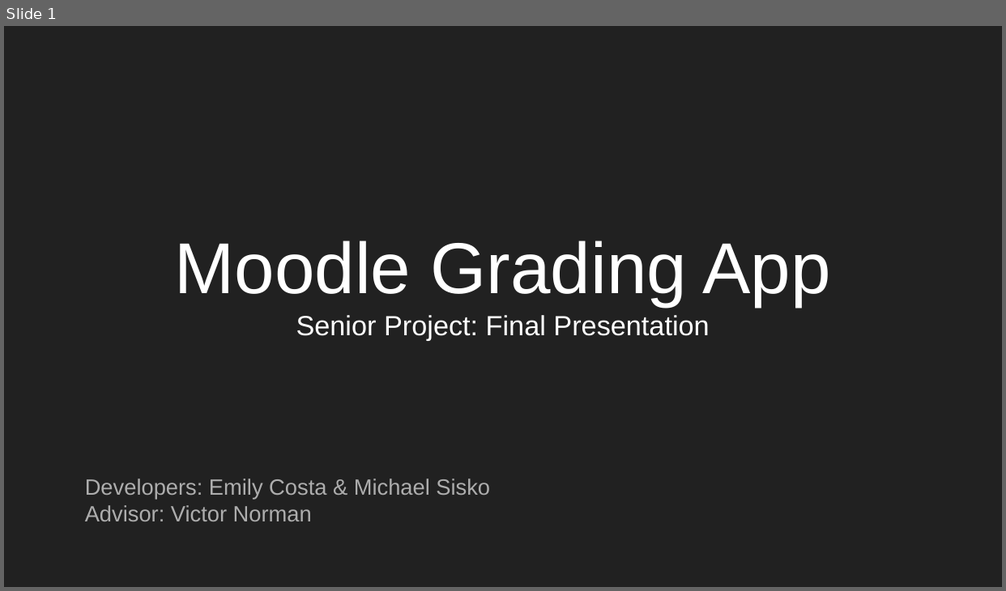
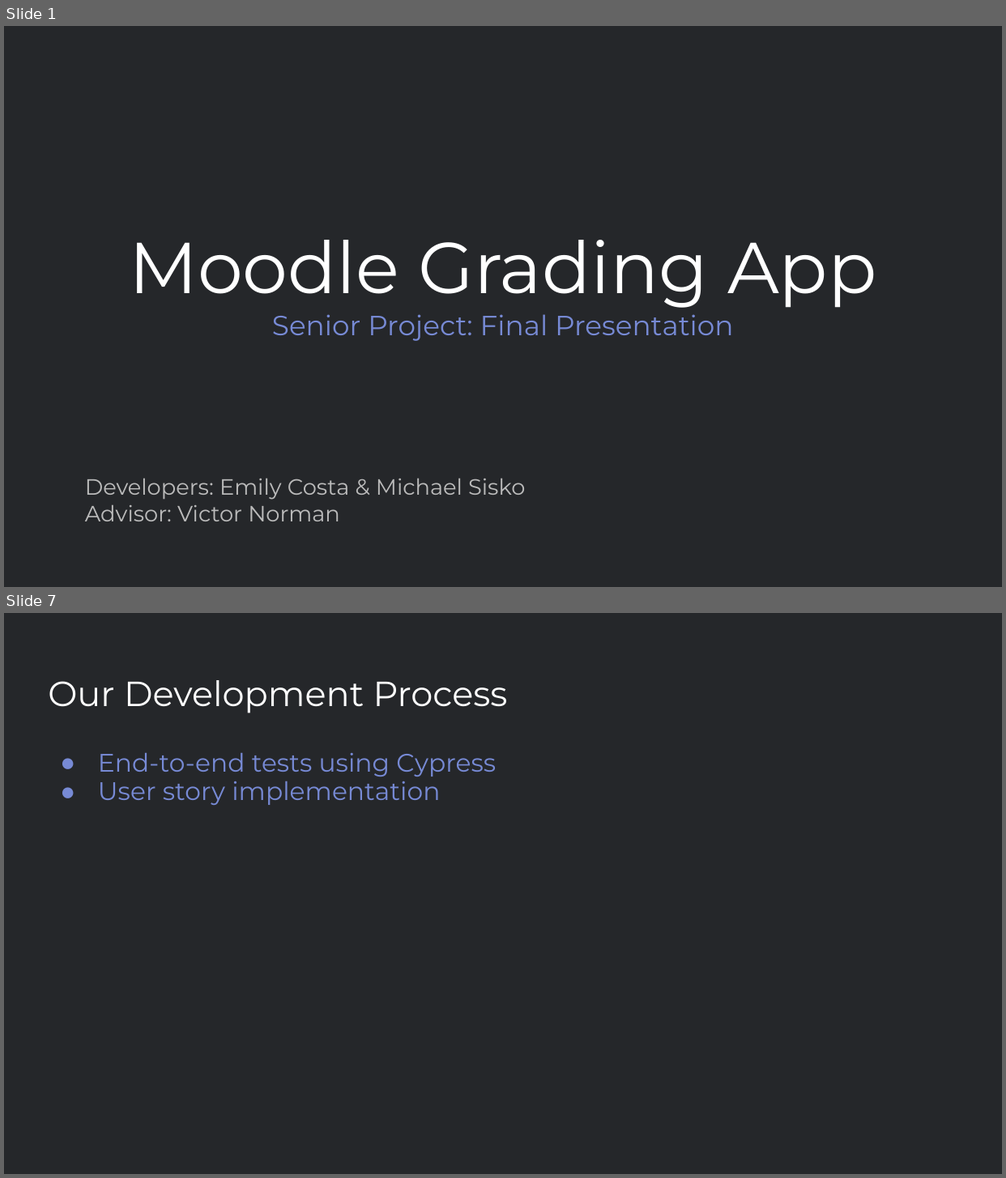
Before and after one commit to MoodleGradingApp/MoodleGradingApp, a slide deck: assets/presentation.pptx. Shown one above the other, each under a label of ours: slide 1 before the commit, slides 1 and 7 after it; the slides between them are not shown. The pictures are 1006x591 and 1006x1178 pixels, drawn with LibreOffice and Linux fonts; fonts in the diff are those of the drawing. Boxes give left, top, right and bottom in pixels: in the first picture for what was removed or moved away, otherwise in the second. Text is boxed around its words. In the diff, an @@ line names an element or a change of style, - is before the commit and + after.

```diff
--- a/assets/presentation.pptx
+++ b/assets/presentation.pptx
@@ slide 7 added at [4, 613, 1002, 1174], background #25272A @@
@@ title added at [48, 680, 508, 713], 25.2 pt, text #FFFFFF @@
+Our Development Process
@@ text added at [98, 752, 496, 805], 18.3 pt, text #778AD5 @@
+● End-to-end tests using Cypress
+● User story implementation
@@ slide 1 changed as well @@
@@ background #212121 to #25272A @@
@@ title "Moodle Grading App" at [129, 240, 876, 341]: font Arial to Montserrat; text colour #FFFFFF to #778AD5 in "Senior Project: Final Presentation" @@
@@ subtitle "Developers: Emily Costa & Michael ..." at [85, 478, 525, 522]: font Arial to Montserrat, text colour #ADADAD to #BBBBBB @@
```
Also in this commit, not shown: 8 other slides added, 1 other file.
